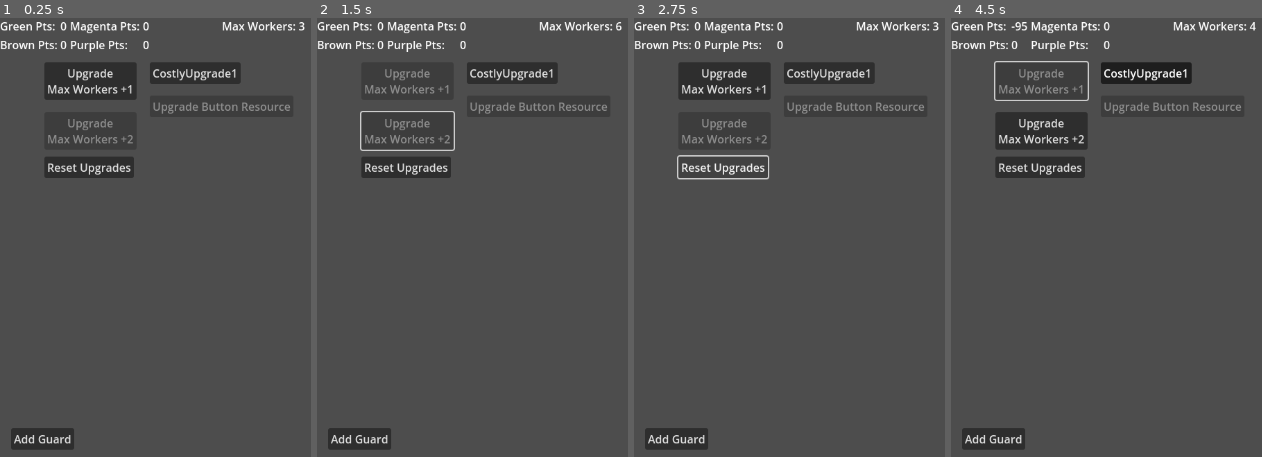
Above: before the commit, frames 1-4 (left to right).
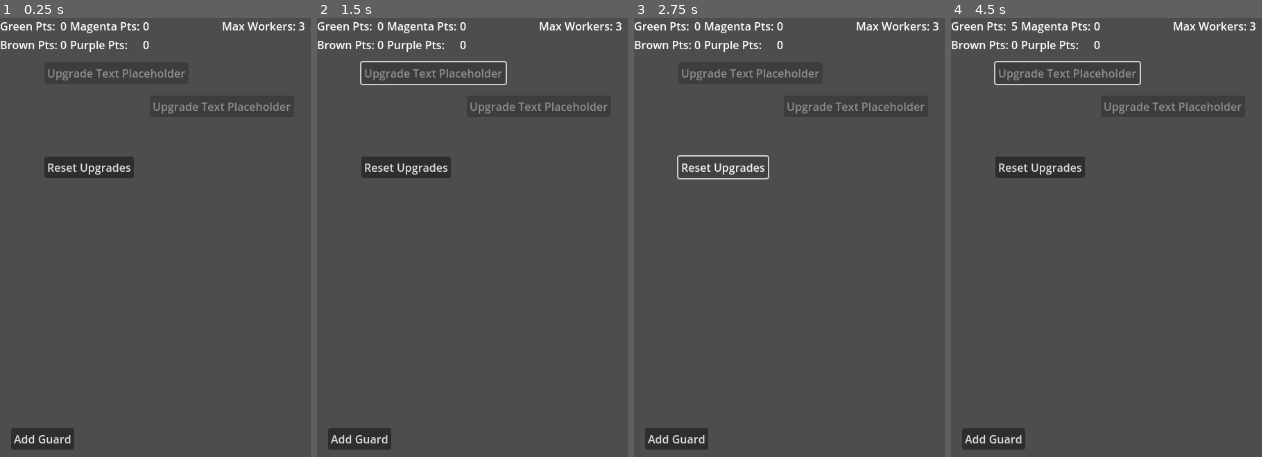
Above: after the commit, the same moments.

Repository: p0rtcullis/WarClicker
Game: Godot game, scene res://game_manager.tscn
Two runs of this game, one before a commit and one after it. Both use one fixed random seed, a clock stepped at 60 frames per second and the inputs below.
Inputs (mouse positions are in pixels of both pictures, inside the frame that each line leads up to):
- Up to frame 1 (0.25 s): no input
- Up to frame 2 (1.5 s): click (407, 79) at 0.5 s, where only the run before the commit has a clickable "Upgrade Max Workers +1"; click (407, 132) at 1.25 s, where only the run before the commit has a clickable "Upgrade Max Workers +2"
- Up to frame 3 (2.75 s): click "Reset Upgrades" at 2 s
- Up to frame 4 (4.5 s): click (1146, 75) at 2.75 s, where only the run before the commit has a clickable "CostlyUpgrade1"; click "Add Guard" at 3.5 s; click (1041, 79) at 4.25 s, where only the run before the commit has a clickable "Upgrade Max Workers +1"

The runs differ from the first frame. In frame 1, 2.8% of the frame differs, in the area x 14-94%, y 10-29%; in frame 2, 2.6%; in frame 3, 2.8%; in frame 4, 5.5%, in the area x 13-99%, y 0-30%.

Commit message:
Upgrades Final
Almost finished!

Diff:
--- a/war-clicker/ManagementScreen/Scripts/management_screen.gd
+++ b/war-clicker/ManagementScreen/Scripts/management_screen.gd
@@ -20,13 +20,24 @@
 	set(value):
 		total_brown = value
 		%UpgradeScreenGUI.disable_unafforable_techs()
+
 var brown_mod : int = 0
 
-var total_magenta : int = 0
+var total_magenta : int = 0:
+	set(value):
+		total_magenta = value
+		%UpgradeScreenGUI.disable_unafforable_techs()
+
 var magenta_mod : int = 0
 
-var total_purple : int = 0
+var total_purple : int = 0:
+	set(value):
+		total_purple = value
+		%UpgradeScreenGUI.disable_unafforable_techs()
+
 var purple_mod : int = 0
+
+
 
 enum WORKERS {GUARD}
 enum POINTS {GREEN,BROWN,MAGENTA,PURPLE}
--- a/war-clicker/Resources/upgrade.tres
+++ b/war-clicker/Resources/upgrade.tres
@@ -4,6 +4,5 @@
 
 [resource]
 script = ExtResource("1_tla6r")
-upgrade_name = "Changed Name"
 green_cost = 100
 metadata/_custom_type_script = "uid://do7phg52jpppn"
--- a/war-clicker/Upgrades/upgrade_button.gd
+++ b/war-clicker/Upgrades/upgrade_button.gd
@@ -5,7 +5,8 @@
 
 # Called when the node enters the scene tree for the first time.
 func _ready() -> void:
-	pass # Replace with function body.
+	disabled = true
+	text = stats.upgrade_name
 
 
 # Called every frame. 'delta' is the elapsed time since the previous frame.
--- a/war-clicker/Util/Strategy/base_upgrade_strategy.gd
+++ b/war-clicker/Util/Strategy/base_upgrade_strategy.gd
@@ -8,4 +8,5 @@
 @export var brown_cost : int = 0
 @export var magenta_cost : int = 0
 @export var purple_cost : int = 0
+#ar all_costs : Array = [green_cost,brown_cost,magenta_cost,purple_cost]
 @export var prereq : Array = []
--- a/war-clicker/game_manager.tscn
+++ b/war-clicker/game_manager.tscn
@@ -96,28 +96,6 @@
 offset_bottom = 576.0
 script = ExtResource("2_smx3j")
 
-[node name="UpgradeMaxWorkersButton1" type="Button" parent="UpgradeScreenGUI"]
-unique_name_in_owner = true
-layout_mode = 0
-offset_left = 64.0
-offset_top = 64.0
-offset_right = 197.0
-offset_bottom = 118.0
-toggle_mode = true
-text = "Upgrade
-Max Workers +1"
-
-[node name="UpgradeMaxWorkersButton2" type="Button" parent="UpgradeScreenGUI"]
-unique_name_in_owner = true
-layout_mode = 0
-offset_left = 64.0
-offset_top = 136.0
-offset_right = 197.0
-offset_bottom = 190.0
-toggle_mode = true
-text = "Upgrade
-Max Workers +2"
-
 [node name="ResetUpgradesButton" type="Button" parent="UpgradeScreenGUI"]
 layout_mode = 0
 offset_left = 64.0
@@ -126,15 +104,13 @@
 offset_bottom = 231.0
 text = "Reset Upgrades"
 
-[node name="CostlyUpgradeButton1" type="Button" parent="UpgradeScreenGUI"]
+[node name="UpgradeMaxWorkers1" parent="UpgradeScreenGUI" instance=ExtResource("3_o2178")]
 unique_name_in_owner = true
 layout_mode = 0
-offset_left = 216.0
+offset_left = 64.0
 offset_top = 64.0
-offset_right = 338.0
+offset_right = 167.0
 offset_bottom = 95.0
-toggle_mode = true
-text = "CostlyUpgrade1"
 
 [node name="UpgradeButton" parent="UpgradeScreenGUI" instance=ExtResource("3_o2178")]
 unique_name_in_owner = true
@@ -170,11 +146,9 @@
 [node name="UpdateTimer" type="Timer" parent="."]
 autostart = true
 
-[connection signal="toggled" from="UpgradeScreenGUI/UpgradeMaxWorkersButton1" to="UpgradeScreenGUI" method="_on_upgrade_max_workers_button_1_toggled"]
-[connection signal="toggled" from="UpgradeScreenGUI/UpgradeMaxWorkersButton2" to="UpgradeScreenGUI" method="_on_upgrade_max_workers_button_2_toggled"]
 [connection signal="pressed" from="UpgradeScreenGUI/ResetUpgradesButton" to="UpgradeScreenGUI" method="_on_reset_upgrades_button_pressed"]
 [connection signal="toggled" from="UpgradeScreenGUI/ResetUpgradesButton" to="UpgradeScreenGUI" method="_on_reset_upgrades_button_toggled"]
-[connection signal="toggled" from="UpgradeScreenGUI/CostlyUpgradeButton1" to="UpgradeScreenGUI" method="_on_costly_upgrade_button_1_toggled"]
+[connection signal="toggled" from="UpgradeScreenGUI/UpgradeMaxWorkers1" to="UpgradeScreenGUI" method="_on_upgrade_max_workers_1_toggled"]
 [connection signal="toggled" from="UpgradeScreenGUI/UpgradeButton" to="UpgradeScreenGUI" method="_on_upgrade_button_toggled"]
 [connection signal="pressed" from="DebugScreenGUI/AddGuardButton" to="ManagementScreenGUI/ManagementScreen" method="_on_add_guard_button_pressed"]
 [connection signal="timeout" from="UpdateTimer" to="ManagementScreenGUI/ManagementScreen" method="_on_update_timer_timeout"]
--- a/war-clicker/upgrade_screen_gui.gd
+++ b/war-clicker/upgrade_screen_gui.gd
@@ -8,20 +8,23 @@
 
 var active_upgrades = []
 
-@onready var all_upgrades = [%UpgradeButton]
-@onready var upgrades_with_prereqs = [%UpgradeMaxWorkersButton2]
-@onready var upgrade_max_workers_button_2_prereq = [%UpgradeMaxWorkersButton1]
+@onready var all_upgrades = [%UpgradeMaxWorkers1]
+@onready var upgrades_with_prereqs = []
+@onready var upgrade_max_workers_button_2_prereq = []
 
 # Called when the node enters the scene tree for the first time.
 func _ready() -> void:
-	disable_advanced_tech()
-	%UpgradeButton.disabled = true
-	for upgrade in all_upgrades:
-		upgrade.disabled = true
+	#disable_advanced_tech()
+	#print(%UpgradeButton.stats.green_cost)
+	#%UpgradeButton.disabled = true
+	#for upgrade in all_upgrades:
+		#upgrade.disabled = true
+		#upgrade.text = upgrade.stats.upgrade_name
+	pass
 
-# Called every frame. 'delta' is the elapsed time since the previous frame.
-func _process(delta: float) -> void:
-	pass
+func price_check(upgrade_cost,total_points):
+	return upgrade_cost <= total_points
+
 
 func _on_reset_upgrades_button_pressed() -> void:
 	for upgrade in active_upgrades:
@@ -30,59 +33,21 @@
 	disable_advanced_tech()
 
 func disable_unafforable_techs():
+	var cost_count = 0
+	var cost_check = 4
 	for x in all_upgrades:
-			if x.stats.green_cost <= %ManagementScreen.total_green:
-					x.disabled = false
-			else:
-					x.disabled = true
+		for y in range(4):
+			var all_costs = [x.stats.green_cost,x.stats.brown_cost,x.stats.magenta_cost,x.stats.purple_cost]
+			var all_points = [%ManagementScreen.total_green,%ManagementScreen.total_brown,%ManagementScreen.total_magenta,%ManagementScreen.total_purple]
+			if price_check(all_costs[y],all_points[y]):
+					cost_count +=1
+		if cost_count < cost_check:
+			x.disabled = true
+		else:
+			x.disabled = false
+
 func disable_advanced_tech():
-	for upgrade in upgrades_with_prereqs:
-		upgrade.disabled = true
-
-func check_advanced_tech(unlocked,prereq):
-	print(unlocked)
-	print(prereq)
-	var all_unlocked = prereq.all(func(item): return item in unlocked)
-	print(all_unlocked)
-	if all_unlocked:
-		return true
-	else:
-		return false
-
-
-func _on_upgrade_max_workers_button_1_toggled(toggled_on: bool) -> void:
-	if toggled_on:
-		%ManagementScreen.update_max_workers(1)
-		%UpgradeMaxWorkersButton1.disabled = true
-		active_upgrades.append(%UpgradeMaxWorkersButton1)
-		if check_advanced_tech(active_upgrades,upgrade_max_workers_button_2_prereq):
-			%UpgradeMaxWorkersButton2.disabled = false
-	else :
-		%ManagementScreen.update_max_workers(-1)
-		%UpgradeMaxWorkersButton1.disabled = false
-
-
-func _on_upgrade_max_workers_button_2_toggled(toggled_on: bool) -> void:
-	if toggled_on:
-		%ManagementScreen.update_max_workers(2)
-		%UpgradeMaxWorkersButton2.disabled = true
-		active_upgrades.append(%UpgradeMaxWorkersButton2)
-	else :
-		%ManagementScreen.update_max_workers(-2)
-		%UpgradeMaxWorkersButton2.disabled = false
-
-
-func _on_costly_upgrade_button_1_toggled(toggled_on: bool) -> void:
-	if toggled_on:
-		%ManagementScreen.update_points(-100, %ManagementScreen.POINTS.GREEN)
-
-		#for x in all_upgrades:
-			#if x.stats.green_cost <= %ManagementScreen.total_green:
-				#x.disabled = false
-				#print("Active")
-			#else:
-				#print("Disabled")
-			#%CostlyUpgradeButton1.button_pressed = false
+	pass
 
 
 func _on_upgrade_button_toggled(toggled_on: bool) -> void:
@@ -92,3 +57,15 @@
 		else:
 			print("Bad")
 			%CostlyUpgradeButton1.button_pressed = false
+
+
+func _on_upgrade_max_workers_1_toggled(toggled_on: bool) -> void:
+	if toggled_on:
+		%ManagementScreen.update_points(-100,%ManagementScreen.POINTS.GREEN)
+		%ManagementScreen.update_max_workers(1)
+		active_upgrades.append(%UpgradeMaxWorkers1)
+		%UpgradeMaxWorkers1.disabled = true
+	else:
+		%ManagementScreen.update_points(100,%ManagementScreen.POINTS.GREEN)
+		%ManagementScreen.update_max_workers(-1)
+		%UpgradeMaxWorkers1.disabled = false
